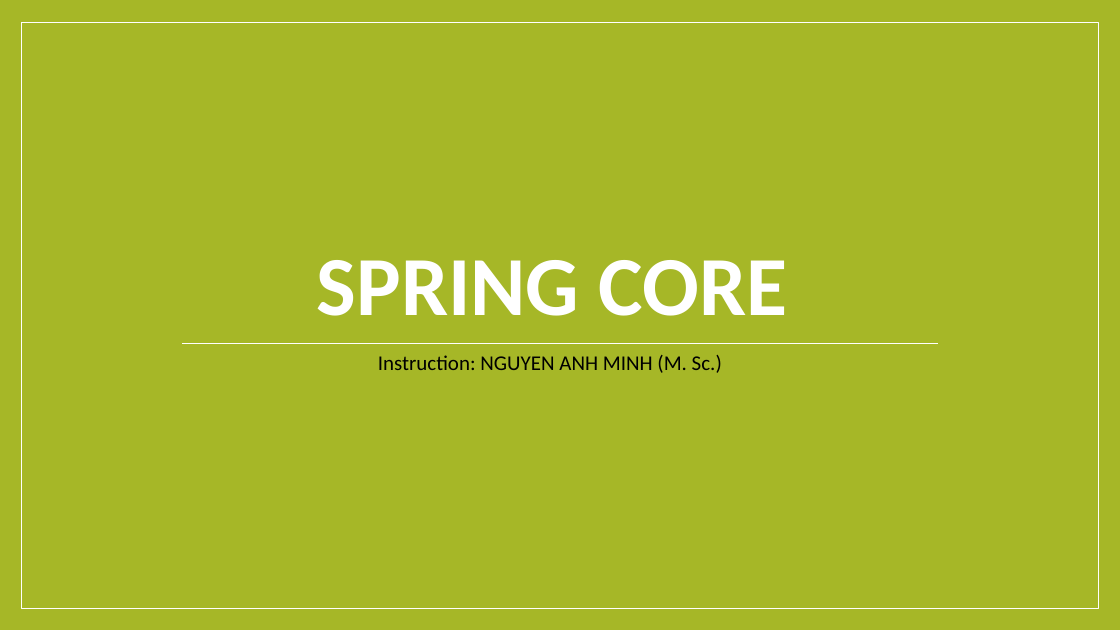
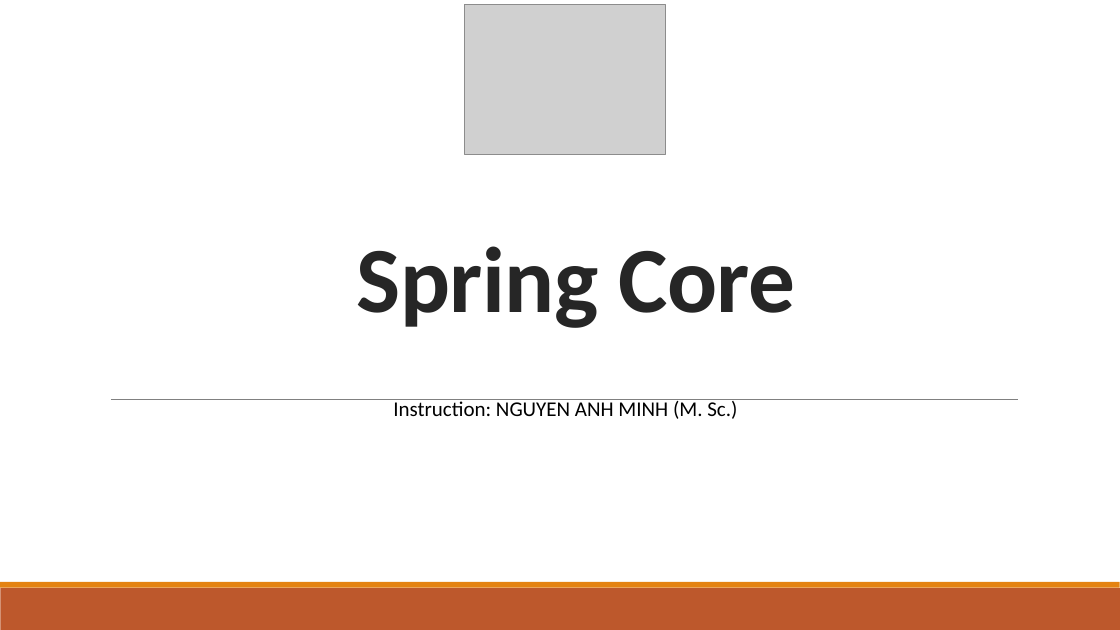
Before and after one commit to minhcnrs/JAVA_Course_Spring_Training, a slide deck: slide 1 of course/Spring-Day2.pptx. Drawn at 1120x630 pixels with LibreOffice and Linux fonts; fonts in the diff are those of the drawing; grey boxes stand for pictures. Boxes give left, top, right and bottom in pixels: in the first picture for what was removed or moved away, otherwise in the second. Text is boxed around its words. In the diff, an @@ line names an element or a change of style, - is before the commit and + after.

```diff
--- a/course/Spring-Day2.pptx
+++ b/course/Spring-Day2.pptx
@@ background #A6B727 to #FFFFFF @@
@@ rectangle removed at (21, 23, 1098, 608) @@
@@ picture added at (465, 5, 665, 155) @@
@@ title at (357, 246, 795, 328): text changed; size 72 to 80 pt; text colour #FFFFFF to #262626 @@
-SPRING CORE
+Spring Core
@@ line moved from (181, 343) - (938, 343) to (111, 399) - (1018, 399) @@
@@ line (111, 399) - (1018, 399): stroke #FFFFFF 0.79 pt to #808080 0.5 pt @@
@@ text "Instruction: NGUYEN ANH MINH (M. ...": place and size @@
-text "Instruction: NGUYEN ANH MINH (M. ..." at (378, 355, 722, 373)
+text "Instruction: NGUYEN ANH MINH (M. ..." at (393, 399, 737, 419)
@@ rectangle added at (0, 588, 1120, 630), fill #BD582C @@
@@ rectangle added at (0, 582, 1120, 588), fill #E48312 @@
```
Also in this commit, not shown: 57 other slides changed, 3 slides added, 2 slides removed, 23 other files.
